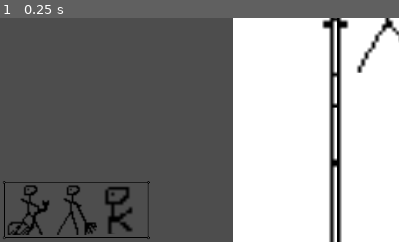
Above: before the commit, frame 1.
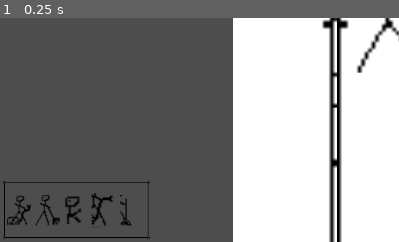
Above: after the commit, the same moment.

Repository: grafgustav/godot-stick-figure-cleaning
Game: Godot game, scene res://game.tscn
The game is run twice, just before and just after one commit, with the same random seed, the same clock (stepped at 60 frames per second) and the same inputs. The engine's default icon, where the game draws it, is replaced by a stand-in: a white triangle on a blue panel in a dark square.
Inputs:
- Up to frame 1 (0.25 s): no input
The pictures show only the part of the screen within x 0-50%, y 50-100%; the shares and areas given below are measured in that part.

The runs differ from the first frame. In frame 1, 2.4% of the frame differs, in the area x 1-34%, y 74-97%.

Commit message:
added mop and tile machine

Diff:
--- /dev/null
+++ b/Tools/mop.tscn
@@ -0,0 +1,8 @@
+[gd_scene load_steps=2 format=3 uid="uid://cx3h6u3ipt1va"]
+
+[ext_resource type="PackedScene" uid="uid://drm8uk6y2wndh" path="res://Tools/abstract_tool.tscn" id="1_u3e27"]
+
+[node name="Mop" instance=ExtResource("1_u3e27")]
+tool_name = "Mop"
+animation_name = "mopping"
+tool_type = 1
--- /dev/null
+++ b/Tools/tile_floor_cleaner.tscn
@@ -0,0 +1,12 @@
+[gd_scene load_steps=2 format=3 uid="uid://cik2dx47r00b"]
+
+[ext_resource type="PackedScene" uid="uid://drm8uk6y2wndh" path="res://Tools/abstract_tool.tscn" id="1_wr6gp"]
+
+[node name="TileFloorCleaner" instance=ExtResource("1_wr6gp")]
+tool_name = "Tile Machine"
+animation_name = "tile_machining"
+cooldown_time = 0.1
+tool_type = 1
+
+[node name="CollisionShape2D" parent="CleanBox" index="0"]
+position = Vector2(10, 12)
--- a/game.gd
+++ b/game.gd
@@ -4,6 +4,8 @@
 	%UI.connect("ui_broom_but_pressed", _on_broom_but_pressed)
 	%UI.connect("ui_vacuum_but_pressed", _on_vacuum_but_pressed)
 	%UI.connect("ui_hands_but_pressed", _on_hands_but_pressed)
+	%UI.connect("ui_mop_but_pressed", _on_mop_but_pressed)
+	%UI.connect("ui_tile_machine_but_pressed", _on_tile_machine_but_pressed)
 	ScoreManager.connect("player_points_updated", _on_player_points_updated)
 
 func _process(_delta: float) -> void:
@@ -50,3 +52,9 @@
 
 func _on_hands_but_pressed() -> void:
 	%Player.equip_hands()
+
+func _on_mop_but_pressed() -> void:
+	%Player.equip_mop()
+
+func _on_tile_machine_but_pressed() -> void:
+	%Player.equip_tile_machine()
--- a/happy_freddy.gd
+++ b/happy_freddy.gd
@@ -2,16 +2,22 @@
 extends AnimatedSprite2D
 
 func play_idle_animation():
-	self.play("idle")
+	play("idle")
 
 func play_walk_animation():
-	self.play("walk")
+	play("walk")
 
 func play_brooming_animation():
-	self.play("brooming")
+	play("brooming")
 
 func play_vacuuming_animation():
-	self.play("vacuuming")
+	play("vacuuming")
 
 func play_handling_animation():
-	self.play("handling")
+	play("handling")
+
+func play_tile_machining():
+	play("tile_machining")
+
+func play_mopping():
+	play("mopping")
--- a/player.gd
+++ b/player.gd
@@ -31,6 +31,20 @@
 		equipped_tool.queue_free()
 	var hands_scene = preload("res://Tools/hands.tscn")
 	equipped_tool = hands_scene.instantiate()
+	add_child(equipped_tool)
+
+func equip_mop() -> void:
+	if equipped_tool:
+		equipped_tool.queue_free()
+	var mop_scene = preload("res://Tools/mop.tscn")
+	equipped_tool = mop_scene.instantiate()
+	add_child(equipped_tool)
+
+func equip_tile_machine() -> void:
+	if equipped_tool:
+		equipped_tool.queue_free()
+	var tile_machine_scene = preload("res://Tools/tile_floor_cleaner.tscn")
+	equipped_tool = tile_machine_scene.instantiate()
 	add_child(equipped_tool)
 
 func _physics_process(_delta: float) -> void:
@@ -81,11 +95,12 @@
 			happyFreddy.play_vacuuming_animation()
 		"handling":
 			happyFreddy.play_handling_animation()
+		"tile_machining":
+			happyFreddy.play_tile_machining()
+		"mopping":
+			happyFreddy.play_mopping()
 		_:
-			pass
-
-func brooming() -> void:
-		%HappyFreddy.play("brooming")
+			print("Animation not found")
 
 func clean():
 	var tool_hitbox : Area2D = equipped_tool.get_node("CleanBox")
--- a/player.tscn
+++ b/player.tscn
@@ -31,6 +31,30 @@
 [sub_resource type="AtlasTexture" id="AtlasTexture_onrkg"]
 atlas = ExtResource("1_4flbx")
 region = Rect2(0, 0, 32, 32)
+
+[sub_resource type="AtlasTexture" id="AtlasTexture_606se"]
+atlas = ExtResource("1_4flbx")
+region = Rect2(0, 128, 32, 32)
+
+[sub_resource type="AtlasTexture" id="AtlasTexture_u1c27"]
+atlas = ExtResource("1_4flbx")
+region = Rect2(32, 128, 32, 32)
+
+[sub_resource type="AtlasTexture" id="AtlasTexture_op7ga"]
+atlas = ExtResource("1_4flbx")
+region = Rect2(64, 128, 32, 32)
+
+[sub_resource type="AtlasTexture" id="AtlasTexture_q13i1"]
+atlas = ExtResource("1_4flbx")
+region = Rect2(0, 160, 32, 32)
+
+[sub_resource type="AtlasTexture" id="AtlasTexture_pylmc"]
+atlas = ExtResource("1_4flbx")
+region = Rect2(32, 160, 32, 32)
+
+[sub_resource type="AtlasTexture" id="AtlasTexture_pbfsw"]
+atlas = ExtResource("1_4flbx")
+region = Rect2(64, 160, 32, 32)
 
 [sub_resource type="AtlasTexture" id="AtlasTexture_ivps1"]
 atlas = ExtResource("1_4flbx")
@@ -96,6 +120,34 @@
 }, {
 "frames": [{
 "duration": 1.0,
+"texture": SubResource("AtlasTexture_606se")
+}, {
+"duration": 1.0,
+"texture": SubResource("AtlasTexture_u1c27")
+}, {
+"duration": 1.0,
+"texture": SubResource("AtlasTexture_op7ga")
+}],
+"loop": true,
+"name": &"mopping",
+"speed": 5.0
+}, {
+"frames": [{
+"duration": 1.0,
+"texture": SubResource("AtlasTexture_q13i1")
+}, {
+"duration": 1.0,
+"texture": SubResource("AtlasTexture_pylmc")
+}, {
+"duration": 1.0,
+"texture": SubResource("AtlasTexture_pbfsw")
+}],
+"loop": true,
+"name": &"tile_machining",
+"speed": 5.0
+}, {
+"frames": [{
+"duration": 1.0,
 "texture": SubResource("AtlasTexture_ivps1")
 }, {
 "duration": 1.0,
@@ -132,7 +184,7 @@
 [node name="HappyFreddy" type="AnimatedSprite2D" parent="."]
 unique_name_in_owner = true
 sprite_frames = SubResource("SpriteFrames_2hs0m")
-animation = &"handling"
+animation = &"tile_machining"
 script = ExtResource("3_i3pqv")
 
 [node name="CollisionShape2D" type="CollisionShape2D" parent="."]
--- a/ui.gd
+++ b/ui.gd
@@ -4,6 +4,8 @@
 signal ui_vacuum_but_pressed
 signal ui_broom_but_pressed
 signal ui_hands_but_pressed
+signal ui_mop_but_pressed
+signal ui_tile_machine_but_pressed
 
 func _on_vacuum_but_pressed() -> void:
 	ui_vacuum_but_pressed.emit()
@@ -13,3 +15,9 @@
 
 func _on_hands_but_pressed() -> void:
 	ui_hands_but_pressed.emit()
+
+func _on_mop_but_pressed() -> void:
+	ui_mop_but_pressed.emit()
+
+func _on_tile_machine_but_pressed() -> void:
+	ui_tile_machine_but_pressed.emit()
--- a/ui.tscn
+++ b/ui.tscn
@@ -15,6 +15,14 @@
 [sub_resource type="AtlasTexture" id="AtlasTexture_27fn8"]
 atlas = ExtResource("2_27fn8")
 region = Rect2(73.6048, 32.9006, 15.4235, 16.1292)
+
+[sub_resource type="AtlasTexture" id="AtlasTexture_n5ude"]
+atlas = ExtResource("2_27fn8")
+region = Rect2(11.1517, 104.976, 18.9223, 24)
+
+[sub_resource type="AtlasTexture" id="AtlasTexture_y4yjw"]
+atlas = ExtResource("2_27fn8")
+region = Rect2(14.5028, 133.906, 21.3333, 25.9259)
 
 [node name="UI" type="Control"]
 layout_mode = 3
@@ -54,6 +62,20 @@
 texture_normal = SubResource("AtlasTexture_27fn8")
 stretch_mode = 5
 
+[node name="MopBut" type="TextureButton" parent="PanelContainer/HBoxContainer"]
+layout_mode = 2
+size_flags_horizontal = 3
+texture_normal = SubResource("AtlasTexture_n5ude")
+stretch_mode = 5
+
+[node name="TileMachineBut" type="TextureButton" parent="PanelContainer/HBoxContainer"]
+layout_mode = 2
+size_flags_horizontal = 3
+texture_normal = SubResource("AtlasTexture_y4yjw")
+stretch_mode = 5
+
 [connection signal="pressed" from="PanelContainer/HBoxContainer/VacuumBut" to="." method="_on_vacuum_but_pressed"]
 [connection signal="pressed" from="PanelContainer/HBoxContainer/BroomBut" to="." method="_on_broom_but_pressed"]
 [connection signal="pressed" from="PanelContainer/HBoxContainer/HandsBut" to="." method="_on_hands_but_pressed"]
+[connection signal="pressed" from="PanelContainer/HBoxContainer/MopBut" to="." method="_on_mop_but_pressed"]
+[connection signal="pressed" from="PanelContainer/HBoxContainer/TileMachineBut" to="." method="_on_tile_machine_but_pressed"]
Binary file changed: drawings/StickFigure.png
Not shown: 1 places in player.tscn that only renumber resources
Not shown: 1 places in ui.tscn that only renumber resources
Not shown, changed: drawings/.DS_Store
